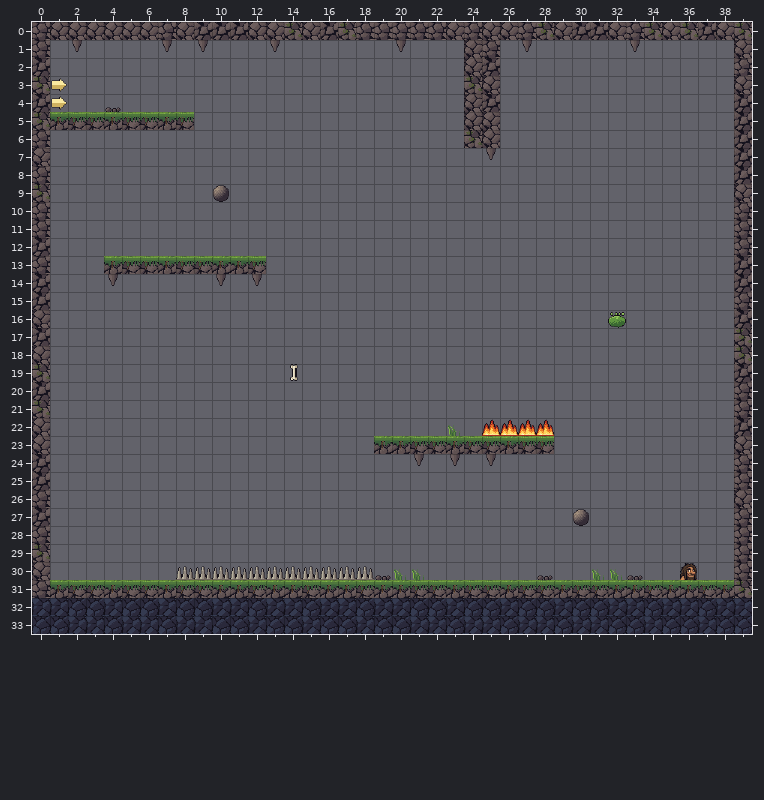
Tiled map (JSON): assets/levels/c1-05-la-chimenea.tmj. Above, as it was before the edit.
Cells are 24x24 px. Shown: x 0..39, y 0..33.
After:
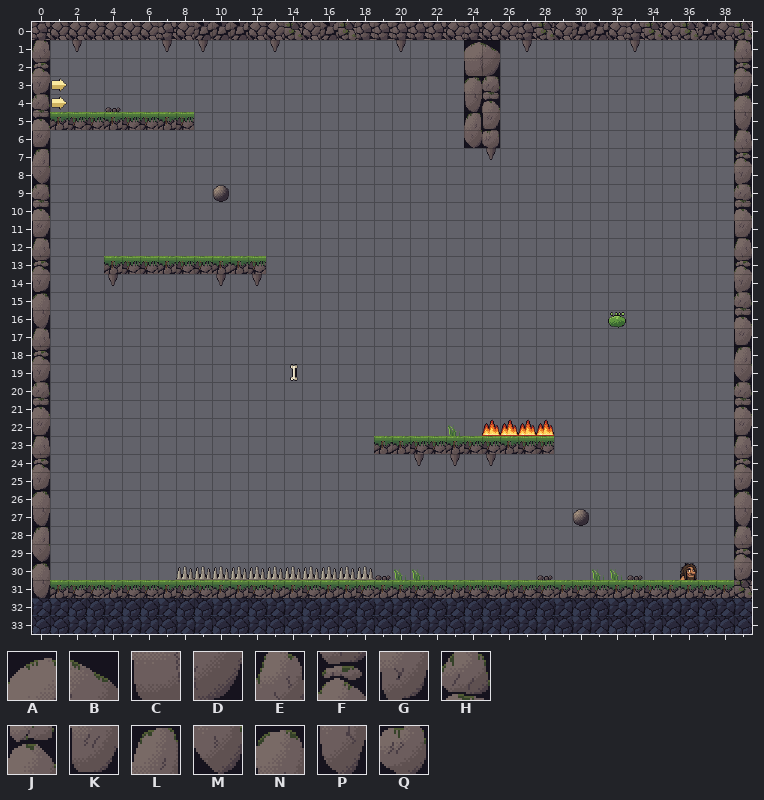
Key: from "cueva": A 15, B 16, C 17, D 18, E 23, F 24, G 25, H 26, J 27, K 28, L 29, M 30, N 31, P 32, Q 33.
_ is an empty cell.
Tiles of an added or newly shown layer are drawn over the layers below it.
Diff:
Layer "deco_rocas" (added):
Tile A now appears in row 1 at x 24.
Tile B now appears in row 1 at x 25.
Tile C now appears in row 2 at x 24.
Tile D now appears in row 2 at x 25.
Tile E now appears in row 1 at x 0 and 39; in row 6 at x 39; in row 12 at x 0 and 39; in row 17 at x 0; in row 23 at x 0 and 39; in row 28 at x 39.
Tile F now appears in row 2 at x 0 and 39; in row 7 at x 39; in row 13 at x 0 and 39; in row 18 at x 0; in row 24 at x 0 and 39; in row 29 at x 39.
Tile G now appears in row 3 at x 0 and 39; in row 8 at x 39; in row 14 at x 0 and 39; in row 19 at x 0; in row 25 at x 0 and 39; in row 30 at x 39.
Tile H now appears in row 3 at x 25; in row 4 at x 0; in row 9 at x 0 and 39; in row 15 at x 39; in row 20 at x 0 and 39.
Tile J now appears in row 4 at x 25; in row 5 at x 0; in row 10 at x 0 and 39; in row 16 at x 39; in row 21 at x 0 and 39.
Tile K now appears in row 5 at x 25; in row 6 at x 0; in row 11 at x 0 and 39; in row 17 at x 39; in row 22 at x 0 and 39.
Tile L now appears in row 5 at x 24; in row 7 at x 0; in row 18 at x 39; in row 28 at x 0.
Tile M now appears in row 6 at x 24; in row 8 at x 0; in row 19 at x 39; in row 29 at x 0.
Tile N now appears in row 3 at x 24; in row 4 at x 39; in row 15 at x 0; in row 26 at x 0 and 39; in row 30 at x 0.
Tile P now appears in row 4 at x 24; in row 5 at x 39; in row 16 at x 0; in row 27 at x 0 and 39; in row 31 at x 0.
Tile Q now appears in row 6 at x 25.
Pixel boxes of the changes (left, top, right, bottom) in both pictures:
added: (32, 40, 50, 598)
added: (464, 40, 500, 148)
added: (734, 40, 752, 580)
